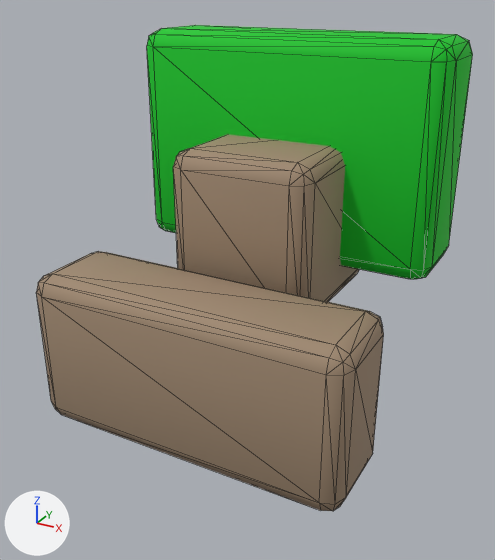
The glTF model unity/Assets/Art/EarlyGame/garage-kit/garage-lot-curb.glb, before and after one commit.
Rendered twice from a camera (50 mm lens) standing at (0.214, -0.293, 0.234) and looking at (0.003, 0.092, 0.041). Every picture has the same lights, and +X, +Y and +Z are marked at lower left. The first picture is the older version. Mesh edges are drawn as thin lines. Vertices at exactly the same position are counted once.

Names of what the first picture shows: 'Curb'.
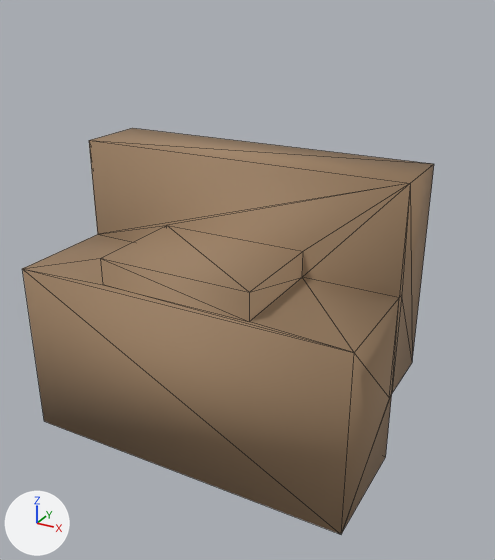
Location of each change, [x1, y1, x2, y2] in pixels of the pictures (495 x 560 px):
```json
{"object": "Curb", "change": "reshaped, moved", "before": [36, 25, 473, 511], "after": [22, 128, 434, 534], "on screen": "16% shorter"}
{"part": 1, "of": "me_cube", "change": "rebuilt", "before": [36, 251, 384, 511], "after": [22, 128, 434, 534], "on screen": "18% wider, 56% taller"}
{"part": 2, "of": "me_cube", "change": "deleted", "before": [147, 25, 473, 279], "on screen": "green"}
{"part": 3, "of": "me_cube", "change": "deleted", "before": [173, 134, 359, 302], "on screen": "brown"}
```

Scene script edits in JSON lines:
```json
{"block": "me_cube", "where": "# used by ob_curb; location = (0.0, -0.035, 0.0)"}
{"op": "remove", "block": "me_cube", "code": "me_cube.from_pydata(...)  # 168 vertices, 324 faces; spans x -0.115..0.115, y 0.035..0.245, z -0.055..0.2"}
{"op": "add", "block": "me_cube", "code": "me_cube.from_pydata(...)  # 28 vertices, 52 faces; spans x -0.115..0.115, y 0.04..0.165, z -0.06..0.13"}
{"block": "me_cube", "change": "me_cube part 1: the loose piece of 56 vertices spanning x -0.112..0.112, y 0.035..0.105, z -0.055..0.055 is rebuilt with 28 vertices and now spans x -0.115..0.115, y 0.04..0.165, z -0.06..0.13"}
{"block": "me_cube", "change": "me_cube part 2: the loose piece of 56 vertices spanning x -0.115..0.115, y 0.175..0.245, z 0.04..0.2 is deleted"}
{"block": "me_cube", "change": "me_cube part 3: the loose piece of 56 vertices spanning x -0.052..0.052, y 0.112..0.237, z 0.015..0.13 is deleted"}
{"op": "set", "path": "ob_curb.location", "old": "(0.0, -0.035, 0.0)", "new": "(0.0, -0.04, 0.0)"}
```
